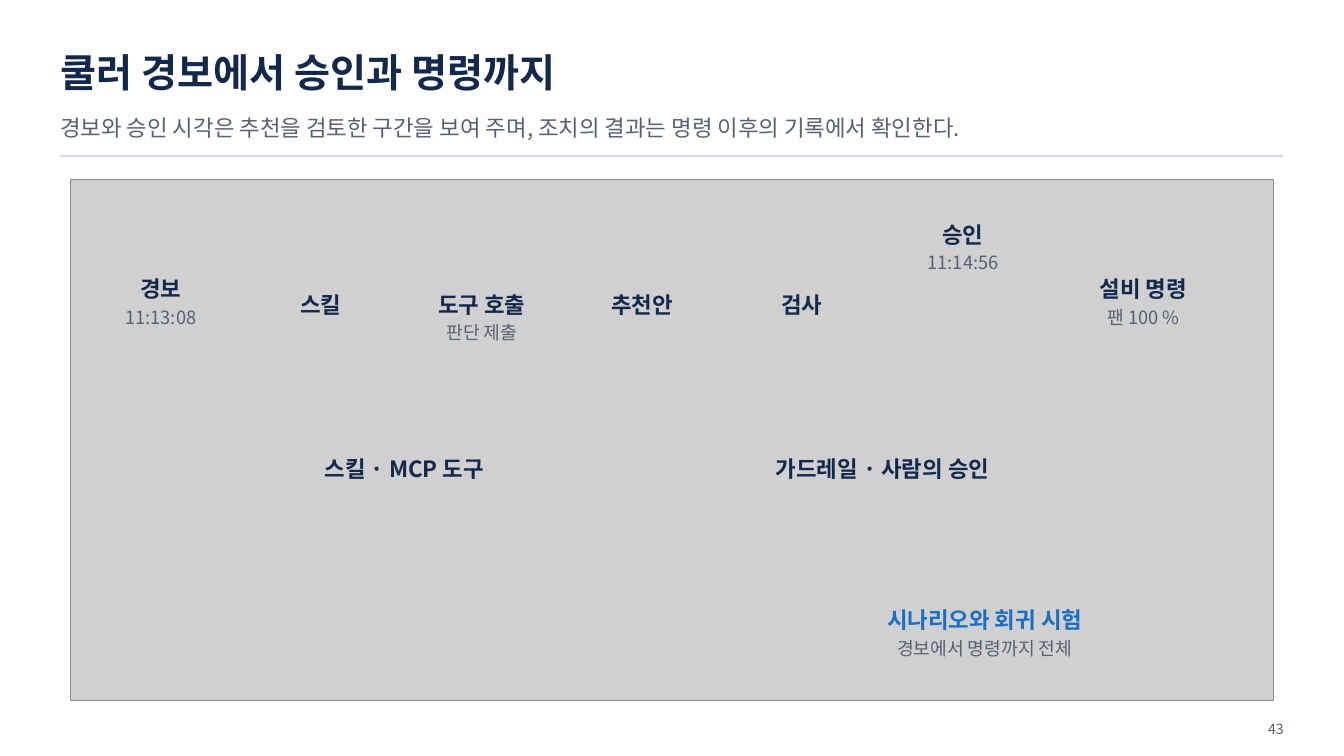
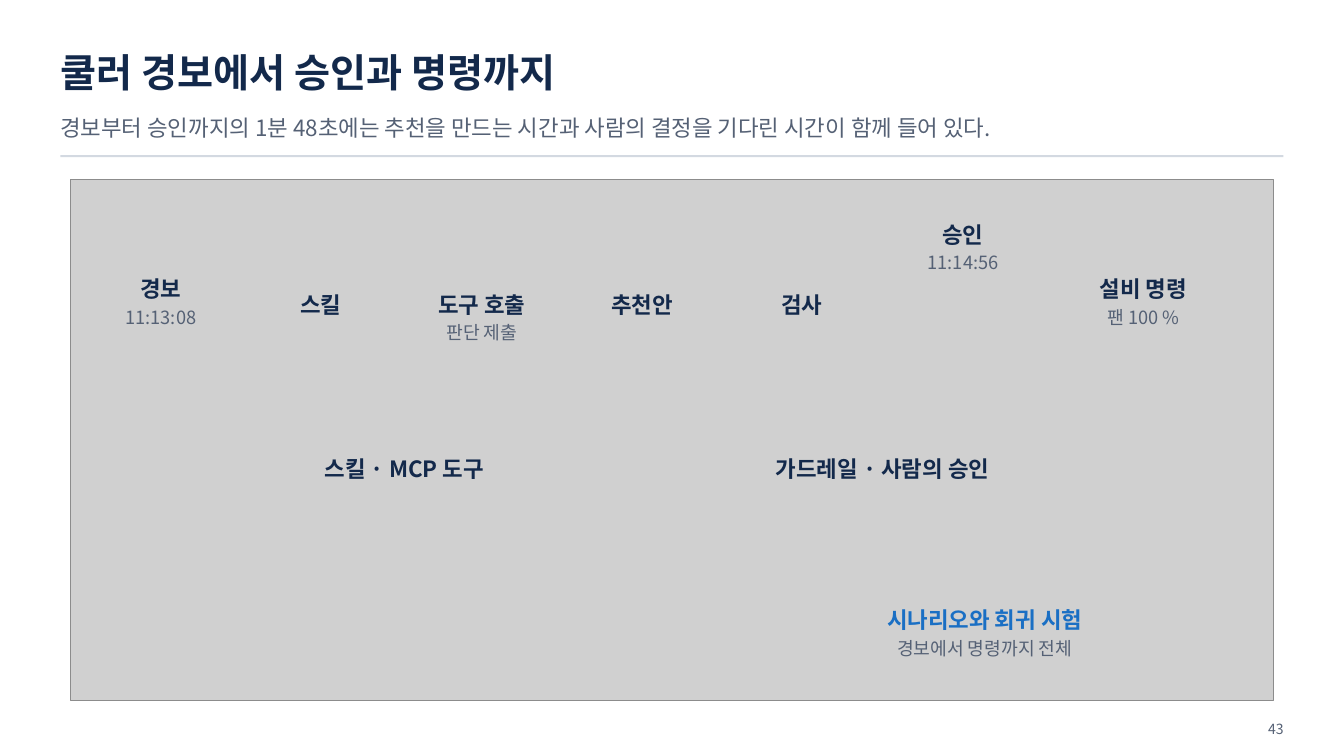
Before and after one commit to uengine-oss/hyd-iot-edu, a slide deck: slide 43 of workspace/강의제작/산출물/통합반/이론/08회차/통합반_08일차.pptx. Drawn at 1344x756 pixels with LibreOffice and Linux fonts; fonts in the diff are those of the drawing; grey boxes stand for pictures. Boxes give left, top, right and bottom in pixels: in the first picture for what was removed or moved away, otherwise in the second. Text is boxed around its words. In the diff, an @@ line names an element or a change of style, - is before the commit and + after.

```diff
--- a/workspace/강의제작/산출물/통합반/이론/08회차/통합반_08일차.pptx
+++ b/workspace/강의제작/산출물/통합반/이론/08회차/통합반_08일차.pptx
@@ text at (60, 117, 991, 138): text changed @@
-경보와 승인 시각은 추천을 검토한 구간을 보여 주며, 조치의 결과는 명령 이후의 기록에서 확인한다.
+경보부터 승인까지의 1분 48초에는 추천을 만드는 시간과 사람의 결정을 기다린 시간이 함께 들어 있다.
```
Also in this commit, not shown: 3 other slides changed, 23 other files.
